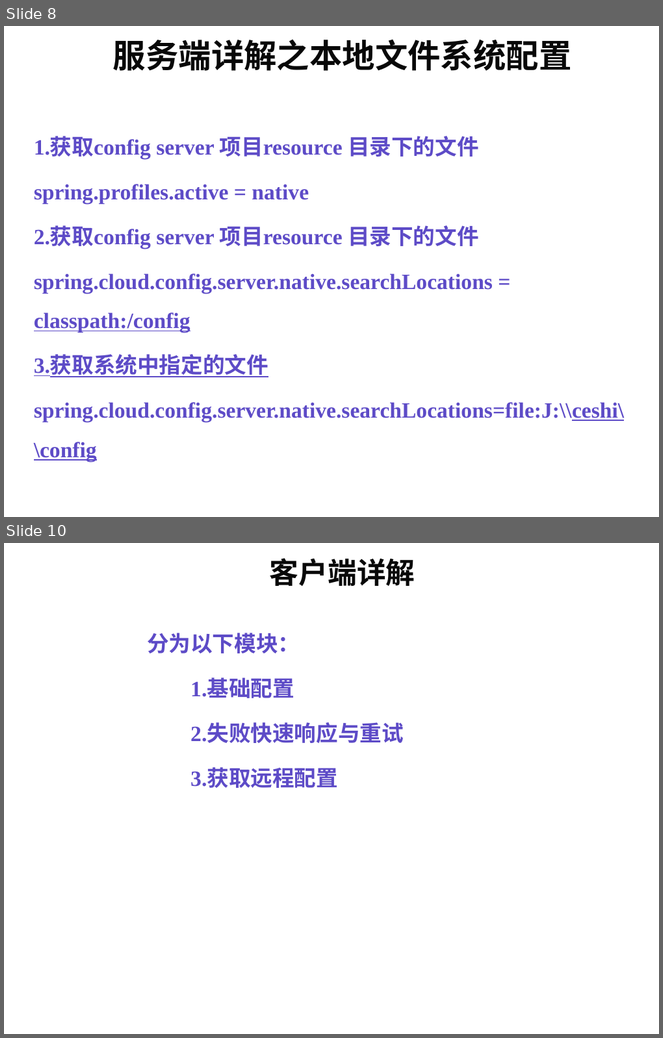
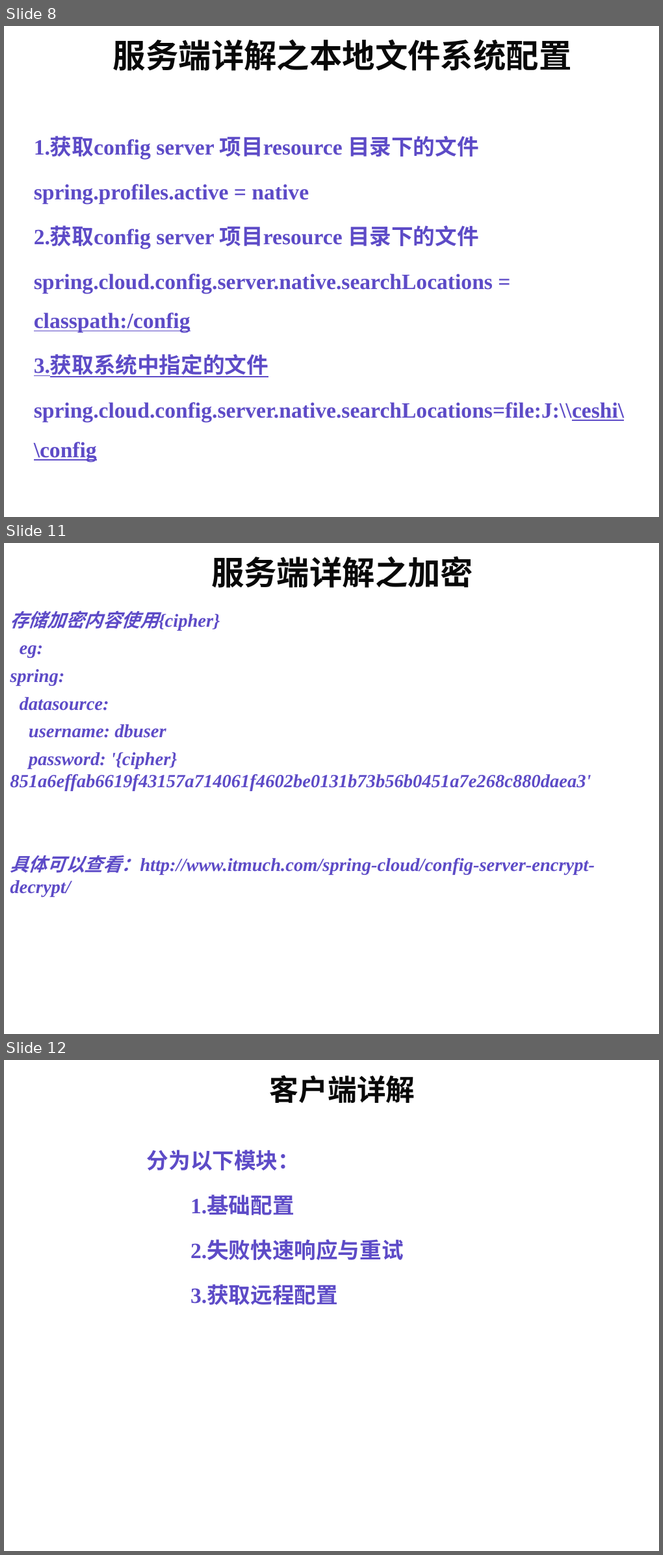
Before and after one commit to weiyongjuan/applicationDemo, a slide deck: springCloudConfig.ppt. Shown one above the other, each under a label of ours: slides 8 and 10 before the commit, slides 8, 11 and 12 after it; the slides between them are not shown. The pictures are 663x1038 and 663x1555 pixels, drawn with LibreOffice and Linux fonts; fonts in the diff are those of the drawing; background and template pictures are left out. Boxes give left, top, right and bottom in pixels: in the first picture for what was removed or moved away, otherwise in the second. Text is boxed around its words. In the diff, an @@ line names an element or a change of style, - is before the commit and + after.

```diff
--- a/springCloudConfig.ppt
+++ b/springCloudConfig.ppt
@@ slide 11 added at (4,543,659,1034), background picture (left out) @@
@@ title added at (211,556,473,588), 36 pt, text #080808, bold @@
+服务端详解之加密
@@ text added at (10,611,595,897), 20.4 pt, text #5D4BC7, bold, italic @@
+存储加密内容使用{cipher}
+eg:
+spring:
+datasource:
+username: dbuser
+password: '{cipher}851a6effab6619f43157a714061f4602be0131b73b56b0451a7e268c880daea3'
+具体可以查看：http://www.itmuch.com/spring-cloud/config-server-encrypt-decrypt/
@@ what was slide 10 is now slide 12 @@
```
Also in this commit, not shown: 2 slides changed, 1 other slide added.
